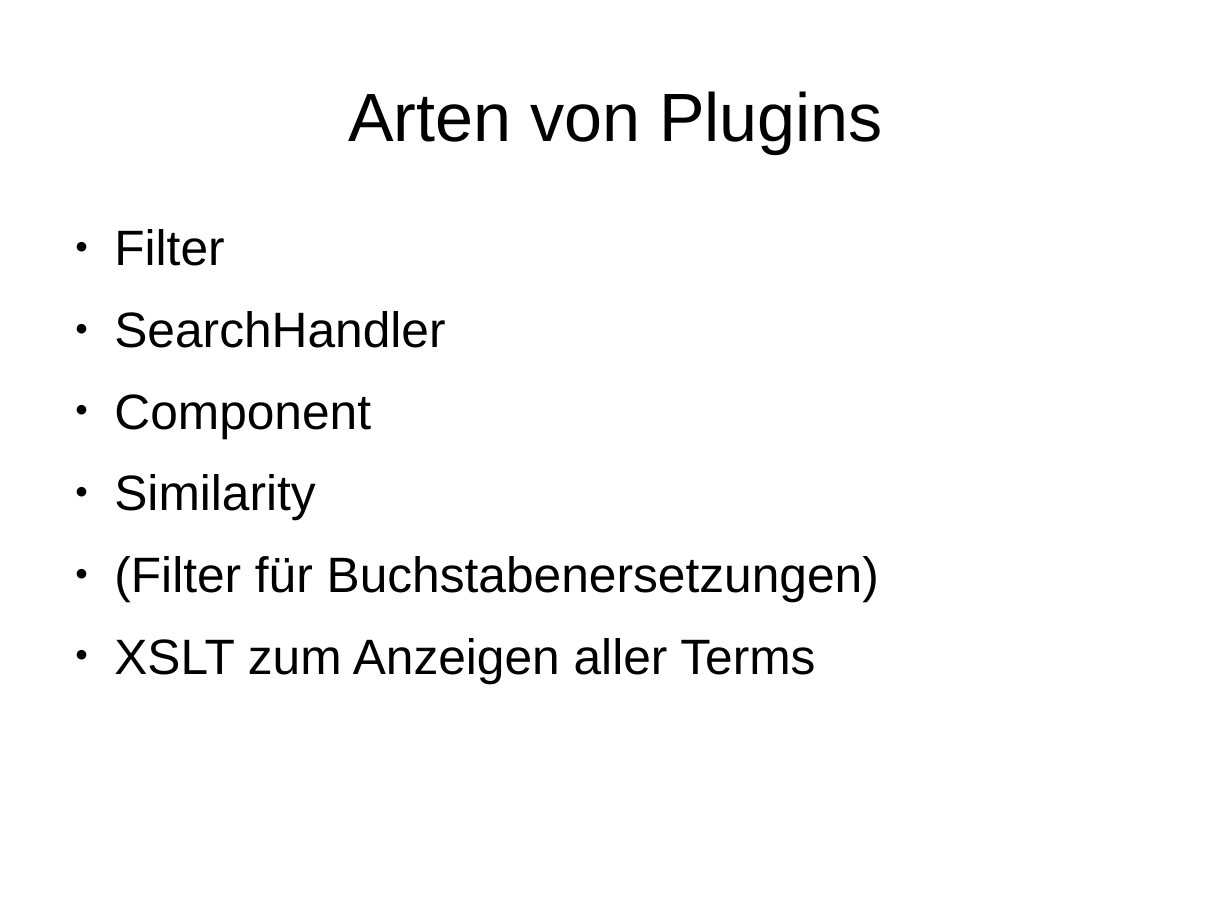
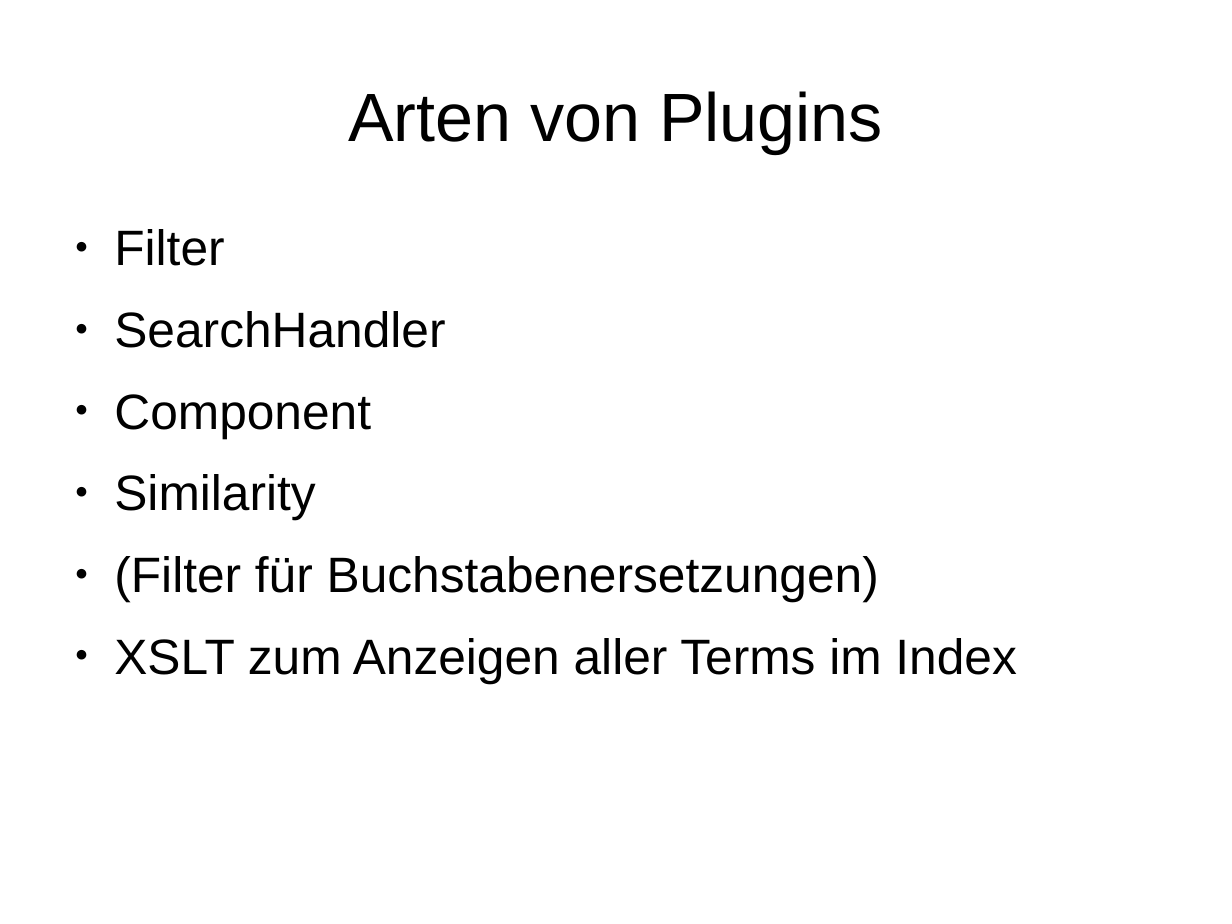
Before and after one commit to subugoe/solr-plugins-starterkit, a slide deck: slide 17 of solr-plugins.odp (slide 16 before the commit). Drawn at 1232x924 pixels with LibreOffice and Linux fonts; fonts in the diff are those of the drawing. Boxes give left, top, right and bottom in pixels: in the first picture for what was removed or moved away, otherwise in the second. Text is boxed around its words. In the diff, an @@ line names an element or a change of style, - is before the commit and + after.

```diff
--- a/solr-plugins.odp
+++ b/solr-plugins.odp
@@ text at [114,638,1016,683]: text changed @@
-● XSLT zum Anzeigen aller Terms
+● XSLT zum Anzeigen aller Terms im Index
```
Also in this commit, not shown: 3 other slides changed, 1 slide added.
